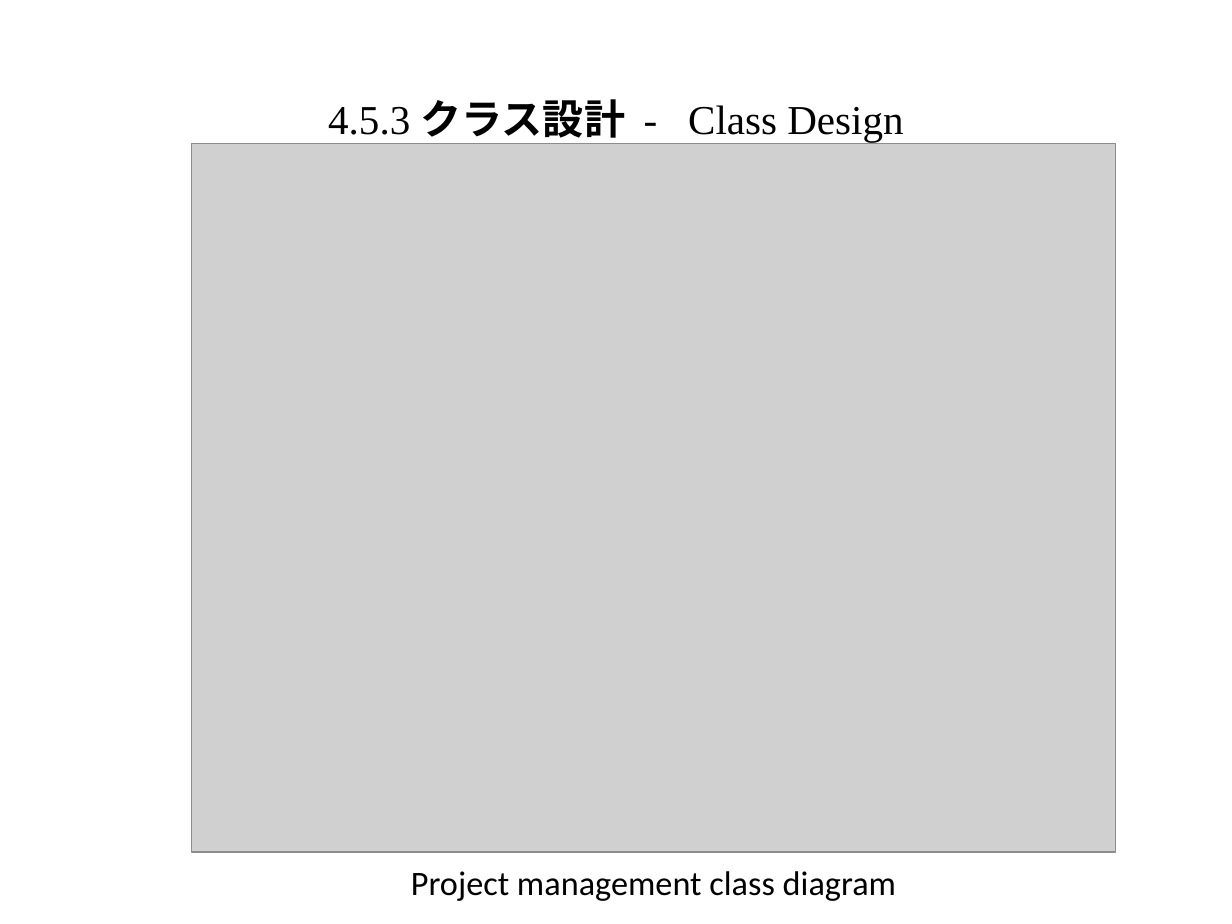
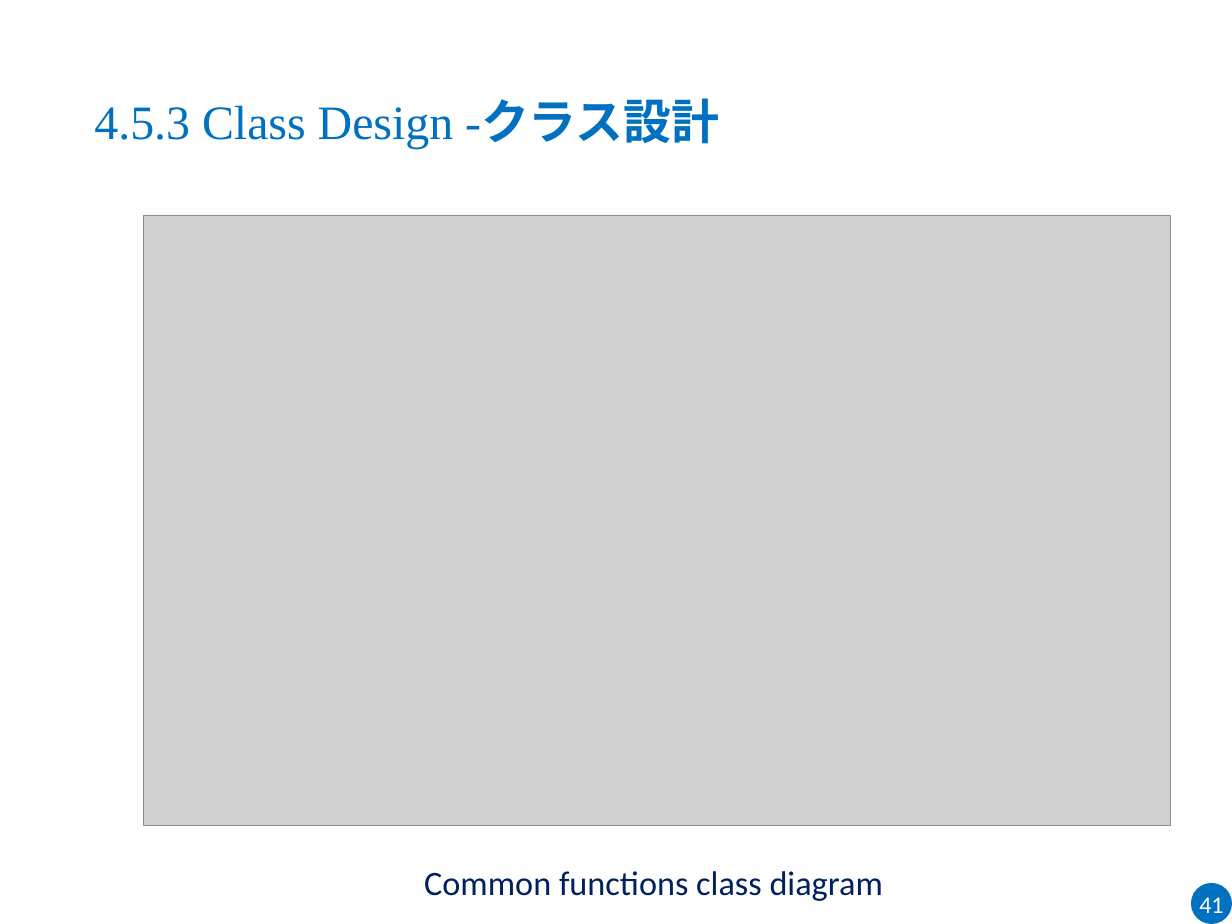
Before and after one commit to sangnvus/2015FALLJS01, a slide deck: slide 44 of WIP/Users/HuyNM/DDL_Slide_v1.0.pptx (slide 21 before the commit). Drawn at 1232x924 pixels with LibreOffice and Linux fonts; fonts in the diff are those of the drawing; grey boxes stand for pictures; background and template pictures are left out. Boxes give left, top, right and bottom in pixels: in the first picture for what was removed or moved away, otherwise in the second. Text is boxed around its words. In the diff, an @@ line names an element or a change of style, - is before the commit and + after.

```diff
--- a/WIP/Users/HuyNM/DDL_Slide_v1.0.pptx
+++ b/WIP/Users/HuyNM/DDL_Slide_v1.0.pptx
@@ title at (94, 102, 719, 149): text changed; size 24 to 28 pt; text colour #000000 to #0070C0 @@
-4.5.3 クラス設計 - Class Design
+4.5.3 Class Design -クラス設計
@@ picture: place and size @@
-picture at (192, 144, 1116, 853)
+picture at (144, 216, 1170, 825)
@@ text at (424, 871, 883, 901): text changed; text colour #000000 to #002060 @@
-Project management class diagram
+Common functions class diagram
@@ ellipse added at (1191, 883, 1232, 924), fill #0070C0, 14 pt, text #FFFFFF @@
+41
```
Also in this commit, not shown: 28 other slides changed, 47 slides added, 4 slides removed.
